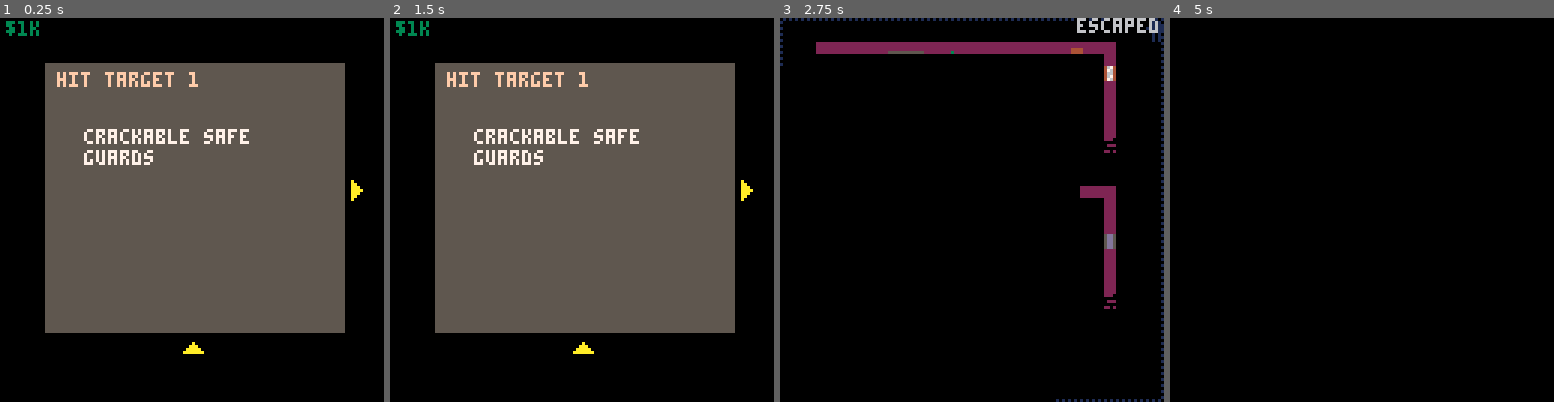
Above: before the commit, frames 1-4 (left to right).
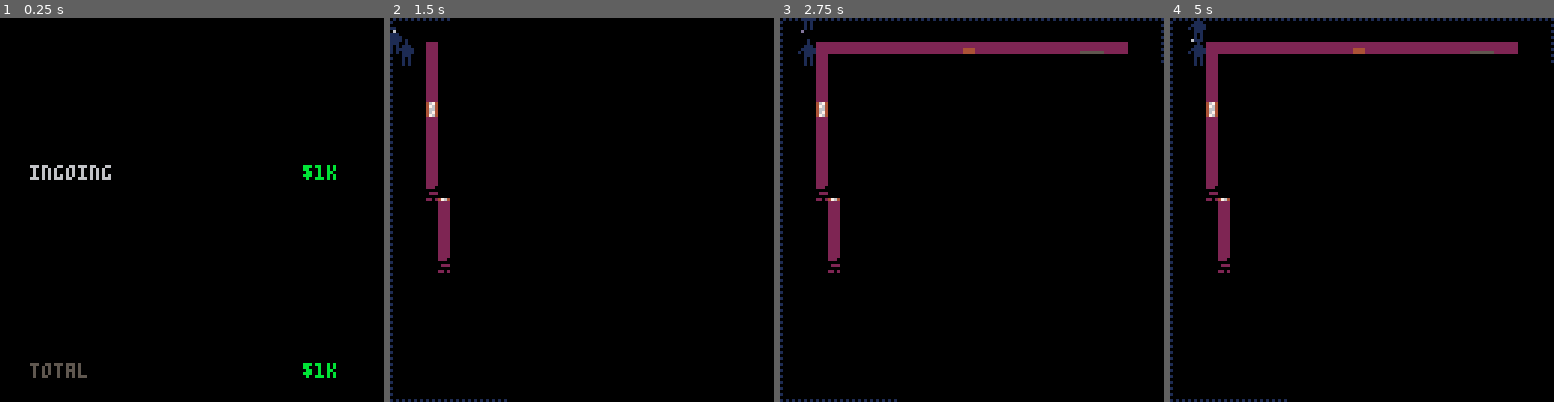
Above: after the commit, the same moments.

Repository: ironchestgames/pico-8-carts
Game: PICO-8 cartridge stealth.p8
The game is run twice, just before and just after one commit, with the same random seed, the same clock (stepped at 60 frames per second) and the same inputs.
Inputs:
- Up to frame 1 (0.25 s): no input
- Up to frame 2 (1.5 s): tap X (X key) at 0.33, 1.07 s; tap O (Z key) at 0.7 s
- Up to frame 3 (2.75 s): hold Right 1.6-2.1 s; tap O (Z key) at 1.7, 2.1, 2.5 s; tap X (X key) at 1.85 s; hold Up 2.15-2.42 s; hold Right from 2.47 s (still down)
- Up to frame 4 (5 s): tap O (Z key) every 0.4 s from 2.9 to 4.9 s; tap X (X key) at 2.97, 4.08 s; release Right at 3.03 s; hold Left 3.08-3.58 s; hold Down 3.63-3.97 s; hold Right 4.02-4.68 s; hold Up from 4.73 s (still down)

The runs differ from the first frame. In frame 1, 56% of the frame differs, in the area x 1-95%, y 0-94%; in frame 2, 57%, in the area x 0-95%, y 0-100%; in frame 3, 5.5%; in frame 4, 5.4%.

Commit message:
stealth - add status screen

Diff:
--- a/stealth.p8
+++ b/stealth.p8
@@ -13,13 +13,6 @@
  - search (up/down?)
 
 - bug if suspect seen and caught same tick (came out of hiding for ex)
-
-- bug fog wrapping
-
-- loot scene
- - print out, row by row what the loot was
- - add it up
- - pressing next -> show total cash
 
 - guard behaviour
  - go towards player if lighted
@@ -82,8 +75,7 @@
 
 
 
--- set auto-repeat delay for btnp
-poke(0x5f5c, 5)
+
 
 
 -- s2t usage:
@@ -148,7 +140,7 @@
 
 local tick=0
 
-local msgs={}
+local msgs
 local msgcols={s2t'6;13;',s2t'9;10;'}
 
 local floor
@@ -174,11 +166,13 @@
 
 local cash=1
 local maxseli=6
+local seli=1
 local visited={}
 local ispoweron
 local mapthings
 
 local initpolice
+local initstatus
 
 
 -- helper funcs
@@ -214,26 +208,6 @@
   end
  end
 end
-
--- local function addbig(_b1,_b2)
---  local _b3=''
---  local _c=0
---  for _i=max(#_b1,#_b2),0,-1 do
---   local _n1=tonum(sub(_b1,_i,_i)) or 0
---   _n1=_n1 == '' and 0 or _n1
---   local _n2=tonum(sub(_b2,_i,_i)) or 0
---   _n2=_n2 == '' and 0 or _n2
---   local _n=_n1+_n2+_c
---   if _n >= 10 then
---    _n-=10
---    _c=1
---   else
---    _c=0
---   end
---   _b3=_n.._b3
---  end
---  return _b3
--- end
 
 
 local function adjacency(_x1,_y1,_x2,_y2)
@@ -267,9 +241,9 @@
  if _o.loot then
   _m=_o.loot[1]
   if _o.loot[2] then -- has value, then it's a thing, take it
-   _p.loot[#_p.loot+1]=_o.loot
+   add(_p.loot,_o.loot)
   else
-   playerinventory[#playerinventory+1]=_o.loot -- no value, it's information
+   add(playerinventory,_o.loot) -- no value, it's information
   end
  end
  add(msgs,{x=_p.x,y=_p.y-1,s=_m,t=40})
@@ -1181,6 +1155,9 @@
 
 
 local function gameinit()
+ -- set auto-repeat delay for btnp
+ poke(0x5f5c,5)
+ msgs={}
  tick=0
  alertlvl=1
  _update=function()
@@ -1245,11 +1222,13 @@
     end
     local _nextx,_nexty=_p.x+_p.dx,_p.y+_p.dy
     if _nextx > 31 or _nextx < 0 or _nexty > 31 or _nexty < 0 then
-     add(escapedplayers,_p)
-     del(players,_p)
+     add(escapedplayers,del(players,_p))
      add(msgs,{x=_p.x,y=_p.y,s='escaped',t=30})
 
-     -- todo: go to loot screen
+     if #players <= 0 then
+      initstatus()
+      return
+     end
     else
 
      local _ni=_nexty*32+_nextx
@@ -2001,30 +1980,31 @@
 
 
 local function initmapselect()
- _seli=1
- srand(seed+_seli)
+ poke(0x5f5c,-1)
+ palt()
+ srand(seed+seli)
  mapgen()
  local _reconcost
  _update=function()
-  local _oldseli=_seli
+  local _oldseli=seli
   _reconcost=flr(maxseli*10)/100
   if btnp(1) then
-   _seli+=1
+   seli+=1
   elseif btnp(0) then
-   _seli-=1
-  end
-  if _seli != _oldseli then
-   _seli=mid(1,_seli,maxseli)
-   srand(seed+_seli)
+   seli-=1
+  end
+  if seli != _oldseli then
+   seli=mid(1,seli,maxseli)
+   srand(seed+seli)
    mapgen()
   end
-  if btnp(2) then
-   if _seli == maxseli then
+  if btnp(2) or btnp(4) or btnp(5) then
+   if seli == maxseli then
     if cash >= _reconcost then
      cash-=_reconcost
      maxseli+=1
     end
-   elseif not visited[_seli] then
+   elseif not visited[seli] then
     gameinit()
    end
   end
@@ -2034,22 +2014,22 @@
   cls()
   print('$'..cash..'k',2,1,3)
   rectfill(15,15,114,104,5)
-  if _seli > 1 then
+  if seli > 1 then
    spr(243,9,54)
   end
-  if _seli < maxseli then
+  if seli < maxseli then
    spr(242,117,54)
   end
 
-  print('hit target '.._seli,19,18,15)
-  if _seli == maxseli then
+  print('hit target '..seli,19,18,15)
+  if seli == maxseli then
    local _col=8
    if cash >= _reconcost then
     _col=11
     spr(226,61,104)
    end
    print('buy info $'.._reconcost..'k',28,37,_col)
-  elseif visited[_seli] then
+  elseif visited[seli] then
    print('(already visited)',28,37,6)
   else
    for _i=1,#mapthings do
@@ -2061,7 +2041,74 @@
 end
 
 
-_init=initmapselect
+…(6 lines of a section not shown)…
+initstatus=function()
+ poke(0x5f5c,-1)
+ local _rows={{'ingoing',cash}}
+ for _p in all(escapedplayers) do
+  for _l in all(_p.loot) do
+   add(_rows,_l)
+  end
+ end
+ cash=0
+ for _r in all(_rows) do
+  cash+=_r[2]
+ end
+
+ for _p in all(escapedplayers) do
+  _p.i=_p.origi
+  _p.loot={}
+  players[_p.origi+1]=_p
+ end
+
+ escapedplayers={}
+ playerinventory={}
+
+ _update=function()
+  if btnp(4) or btnp(5) then
+   initmapselect()
+  end
+ end
+
+ _draw=function()
+  cls()
+
+  local _offy=49
+  for _r in all(_rows) do
+   print(_r[1],10,_offy,6)
+   local _r2='$'.._r[2]..'k'
+   local _col=11
+   if _r[2] < 0 then
+    _col=14
+    _r2='-$'..abs(_r[2])..'k'
+   end
+   print(_r2,113-#_r2*4,_offy,_col)
+   _offy+=7
+  end
+
+  print('total',10,115,5)
+
+  local _s='$'..cash..'k'
+  print(_s,113-#_s*4,115,11)
+ end
+end
+…(9 lines of a section not shown)…
+-- _init=initmapselect
+
+_init=initstatus
 
 -- _init=function()
 --  mapgen()
